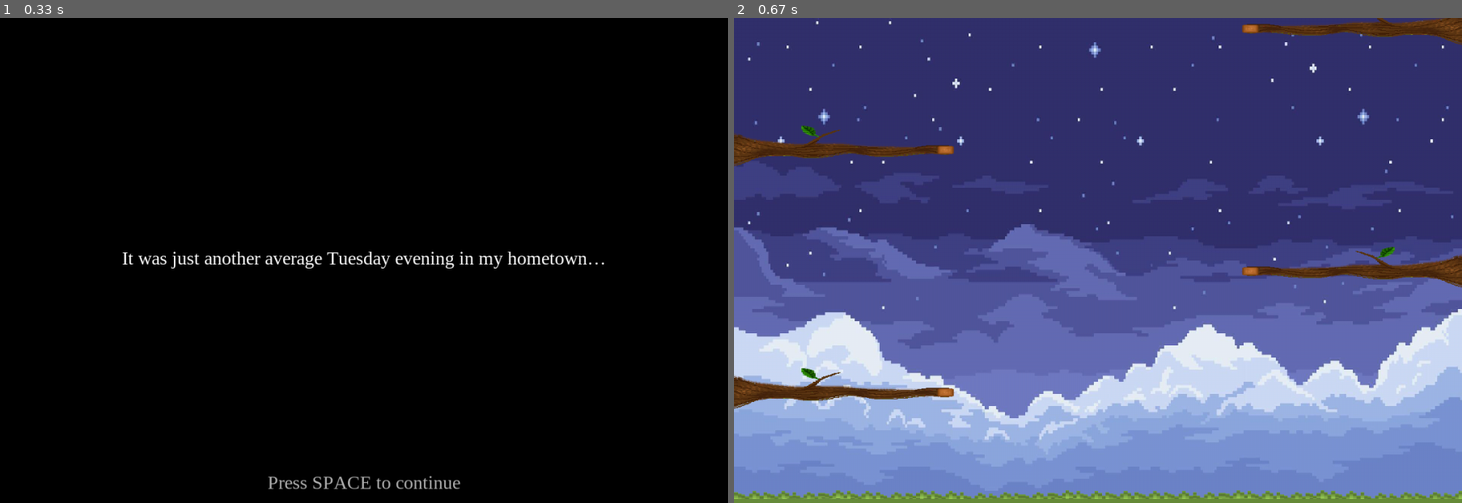
Above: before the commit, frames 1-2 (left to right).
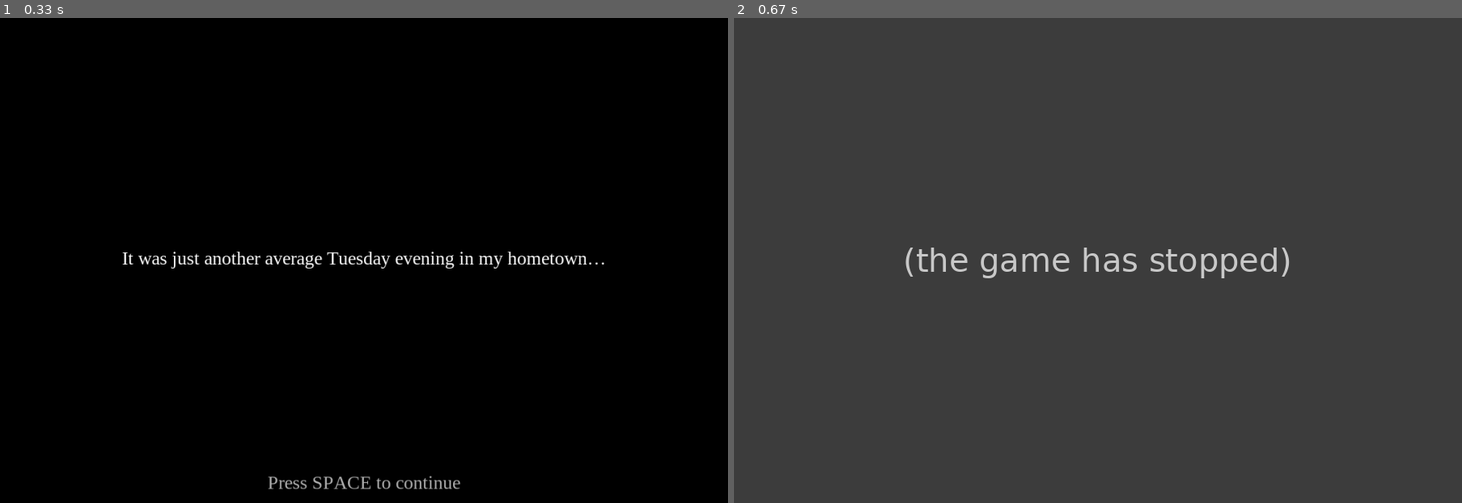
Above: after the commit, the same moments.

Repository: akira-kira16/IFI-Game-Jam-2026
Game: pygame game, started from main.py
Two runs of this game, one before a commit and one after it. Both use one fixed random seed, a clock stepped at 60 frames per second and the inputs below.
Inputs:
- Up to frame 1 (0.33 s): no input
- Up to frame 2 (0.67 s): hold Esc from 0.33 s (still down)

Frame 1 is identical in both runs. In frame 2, 100% of the frame differs, in the area x 0-100%, y 0-100%.
After the commit the program exited at 0.33 s; later frames show no game.

Commit message:
Refactor main.py for clarity and organization

Diff:
--- a/main.py
+++ b/main.py
@@ -1,19 +1,16 @@
 import pygame
 import sys
 
-#Initialize Pygame
 pygame.init()
 
-#Setup Display
+# Setup Display
 SCREEN_WIDTH = 1080
 SCREEN_HEIGHT = 720
 screen = pygame.display.set_mode((SCREEN_WIDTH, SCREEN_HEIGHT))
 pygame.display.set_caption("The Growing Entity")
 clock = pygame.time.Clock()
 
-
-#Exposition (INTRO)
-
+# Exposition/intro
 GAME_FONT = pygame.freetype.SysFont("Times New Roman", 28)
 
 lines = [
@@ -32,68 +29,60 @@
 MARGIN_X = 80
 LINE_SPACING = 8
 
-clock = pygame.time.Clock()
-running = True
-index = 0  # hvilken tekstlinje vi viser (én "avsnitt" om gangen)
+# INTRO loop
+show_intro = True
+index = 0
 
 def wrap_text(font, text, max_width, color):
-    """Returnerer liste av (surface, rect) for hver wrapped linje."""
     words = text.split(" ")
     cur_line = ""
     out = []
-    for letter in words:
-        test = cur_line + ("" if cur_line == "" else " ") + letter
+    for word in words:
+        test = cur_line + ("" if cur_line == "" else " ") + word
         surf, rect = font.render(test, color)
         if rect.width <= max_width:
             cur_line = test
         else:
             if cur_line == "":
-                # Et enkelt ord større enn max_width -> tving det ut som egen linje
                 out.append(font.render(test, color))
                 cur_line = ""
             else:
                 out.append(font.render(cur_line, color))
-                cur_line = letter
+                cur_line = word
     if cur_line:
         out.append(font.render(cur_line, color))
-    return out  # liste av (surface, rect)
-
-while running:
+    return out
+
+# Intro loop
+while show_intro:
     for event in pygame.event.get():
         if event.type == pygame.QUIT:
-            running = False
+            pygame.quit()
+            sys.exit()
         elif event.type == pygame.KEYDOWN:
             if event.key == pygame.K_ESCAPE:
-                running = False
+                pygame.quit()
+                sys.exit()
             elif event.key == pygame.K_SPACE:
                 index += 1
                 if index >= len(lines):
-                    running = False
+                    show_intro = False
 
     screen.fill(BG_COLOR)
 
     if index < len(lines):
         max_w = SCREEN_WIDTH - 2 * MARGIN_X
-        # Lag surfaces for alle wrapped-linjer i dette avsnittet
         rendered = wrap_text(GAME_FONT, lines[index], max_w, TEXT_COLOR)
 
-        # Beregn total høyde av tekstblokken
-        total_h = 0
-        for surf, rect in rendered:
-            total_h += rect.height + LINE_SPACING
-        total_h -= LINE_SPACING  # fjern siste ekstra spacing
-
-        # Start-y for vertikal sentrering
+        total_h = sum(rect.height for surf, rect in rendered) + LINE_SPACING * (len(rendered) - 1)
         start_y = (SCREEN_HEIGHT - total_h) // 2
 
-        # Tegn hver linje horisontalt sentrert
         y = start_y
         for surf, rect in rendered:
             x = (SCREEN_WIDTH - rect.width) // 2
             screen.blit(surf, (x, y))
             y += rect.height + LINE_SPACING
 
-        # Hint nederst (ikke midtstilt)
         hint = "Press SPACE to continue"
         hint_surf, hint_rect = GAME_FONT.render(hint, (180, 180, 180))
         hint_x = (SCREEN_WIDTH - hint_rect.width) // 2
@@ -103,56 +92,41 @@
     pygame.display.flip()
     clock.tick(60)
 
-#Background
+# Assets
 background_img = pygame.image.load("sky.jpg").convert()
 background_img = pygame.transform.scale(background_img, (SCREEN_WIDTH, SCREEN_HEIGHT))
 
-#Ground/grass
 ground_img = pygame.image.load("grass.png").convert_alpha()
 ground_img = pygame.transform.scale(ground_img, (SCREEN_WIDTH, 20))
 
-#Branch pictures
 branch_img_left = pygame.image.load("branch.png").convert_alpha()
 branch_img_left = pygame.transform.scale(branch_img_left, (370, 60))
-#Flipped branch picture for right side
 branch_img_right = pygame.transform.flip(branch_img_left, True, False)
 
-#Player/avatar picture
 player_img_right = pygame.image.load("avatar.png").convert_alpha()
 player_img_right = pygame.transform.scale(player_img_right, (60, 80))
-#Flipped player picture
 player_img_left = pygame.transform.flip(player_img_right, True, False)
 current_player_img = player_img_right
 
-#Constants
+fog_image = pygame.image.load("the_entity_but_bigger.png").convert_alpha()
+
+# Constants and game state
 FPS = 60
 GRAVITY = 0.6
 JUMP_POWER = -20
-scroll_y = 0
-
-#Colors
-WHITE = (255, 255, 255)
-BLUE = (0, 0, 255)
-LIGHT_BLUE = (144,213,255)
-DARK_GREEN = (58,124,65)
-BROWN = (139, 69, 19)
-LIGHT_BLUE2 = (200, 230, 255)
-PLAYER_BLUE = (0, 100, 255)
-
-#Player Variables
+scroll_y = 0.0
+
 player_rect = pygame.Rect(SCREEN_WIDTH // 2, SCREEN_HEIGHT - 100, 60, 80)
-y_speed = 0
+y_speed = 0.0
 platforms = [pygame.Rect(0, SCREEN_HEIGHT - 20, SCREEN_WIDTH, 20)]
 
-#Fog variables
+# Fog variables
 fog_list = []
-fog_speed = 0.2
+fog_speed = 1.2
 fog_spawn_rate = 60
 frame_count = 0
-fog_image = pygame.image.load("the_entity_but_bigger.png").convert_alpha()
-
-#Spawns branches
-def spawn_branch(last_y, side): #Spawns a tree branch
+
+def spawn_branch(last_y, side):
     width = 370
     height = 20
     y = last_y - 180
@@ -162,13 +136,13 @@
         x = SCREEN_WIDTH - width
     return pygame.Rect(x, y, width, height)
 
-current_side = "left" #Branch generation
+current_side = "left"
 for i in range(15):
     new_plat = spawn_branch(platforms[-1].y, current_side)
     platforms.append(new_plat)
     current_side = "right" if current_side == "left" else "left"
 
-#Main loop
+# Main loop
 run = True
 while run:
     clock.tick(FPS)
@@ -190,9 +164,9 @@
     y_speed += GRAVITY
     player_rect.y += y_speed
 
-    # Reset/Fall logic (Adjusted so you don't "die" by accident)
+    # Reset/Fall logic
     if player_rect.top > SCREEN_HEIGHT + 1000:
-        target_plat = platforms[0] # Go to bottom platform
+        target_plat = platforms[0]
         player_rect.bottom = target_plat.top
         player_rect.centerx = SCREEN_WIDTH // 2
         y_speed = 0
@@ -204,10 +178,8 @@
         scroll_y += diff
         for p in platforms:
             p.y += diff
-        for fog in fog_list:
-            fog["rect"].y += diff
-
-    # Collision detection with platforms
+
+    # Collision with platforms
     on_ground = False
     for p in platforms:
         if player_rect.colliderect(p) and y_speed > 0:
@@ -220,38 +192,51 @@
     if keys[pygame.K_SPACE] and on_ground:
         y_speed = JUMP_POWER
 
-    # Cleanup old platforms and spawn new ones
+    # Cleanup and spawn platforms
     platforms = [p for p in platforms if p.y < SCREEN_HEIGHT + 1000]
     while len(platforms) < 20:
         new_plat = spawn_branch(platforms[-1].y, current_side)
         platforms.append(new_plat)
         current_side = "right" if current_side == "left" else "left"
 
-    # Fog Spawning Logic
+    # Fog spawning
     if frame_count % fog_spawn_rate == 0:
         fog_height = 300
-        # Spawn it way below the player
-        new_fog_rect = pygame.Rect(0, SCREEN_HEIGHT + 600, SCREEN_WIDTH, fog_height)
-
-        # Scaling the image to fit
+        new_fog_world_y = scroll_y + SCREEN_HEIGHT + 600  # spawn below screen in world coords
         fog_scaled = pygame.transform.smoothscale(fog_image, (SCREEN_WIDTH, fog_height))
-        fog_list.append({"rect": new_fog_rect, "image": fog_scaled})
-
-    #Move fog up and check for Game Over
+        fog_list.append({
+            "world_y": float(new_fog_world_y),
+            "height": fog_height,
+            "image": fog_scaled,
+            "rect": pygame.Rect(0, int(new_fog_world_y - scroll_y), SCREEN_WIDTH, fog_height)
+        })
+
+    # Move fog and collision
+    new_fog_list = []
     for fog in fog_list:
-        fog["rect"].y -= fog_speed
+        fog["world_y"] -= fog_speed
+        fog_screen_y = fog["world_y"] - scroll_y
+        fog["rect"].y = int(fog_screen_y)
+
         if player_rect.colliderect(fog["rect"]):
             print("The Entity consumed you!")
             run = False
-
-    #Keep only the newest fog pieces to prevent lag
+            break
+
+        # keep fog while it's not too far above the screen
+        if fog_screen_y + fog["height"] >= -500:
+            new_fog_list.append(fog)
+
+    fog_list = new_fog_list
+
+    # Limit fog count
     if len(fog_list) > 10:
-        fog_list.pop(0)
-
-    #DRAW SECTION
+        fog_list = fog_list[-10:]
+
+    # DRAW
     screen.blit(background_img, (0, 0))
 
-    #Draw Platforms
+    # Draw Platforms
     for i, p in enumerate(platforms):
         if i == 0 and p.width == SCREEN_WIDTH:
             screen.blit(ground_img, (p.x, p.y))
@@ -261,14 +246,13 @@
             else:
                 screen.blit(branch_img_left, p)
 
-    #Draw Fog
+    # Draw Fog
     for fog in fog_list:
         screen.blit(fog["image"], (fog["rect"].x, fog["rect"].y))
 
-    #Draw Player
+    # Draw Player
     screen.blit(current_player_img, (player_rect.x, player_rect.y))
 
-    #Update frames and display
     frame_count += 1
     pygame.display.flip()
 
